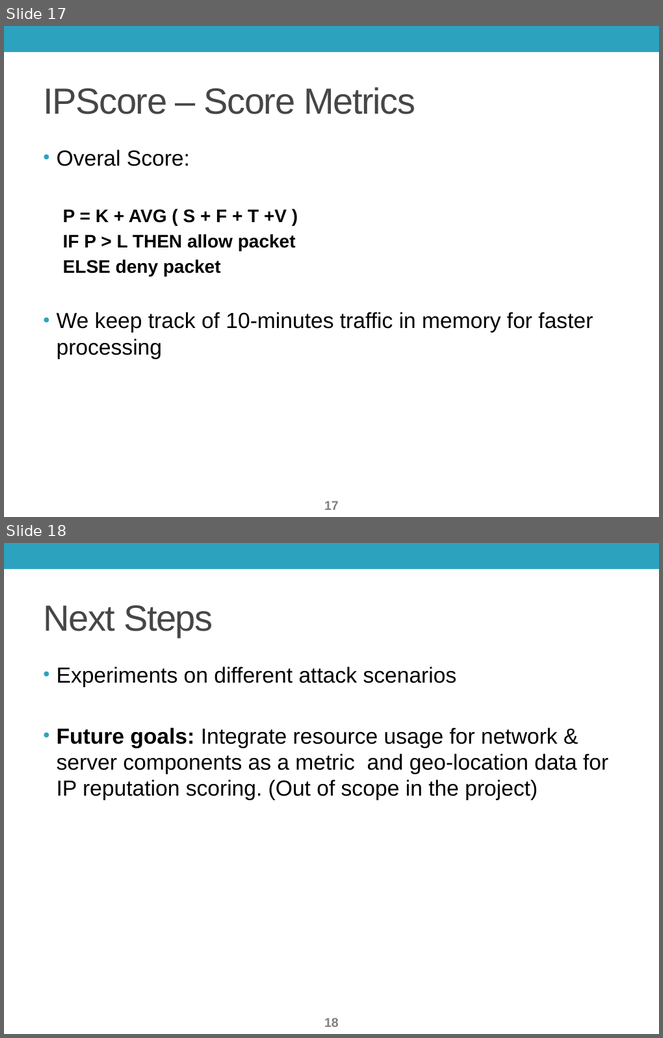
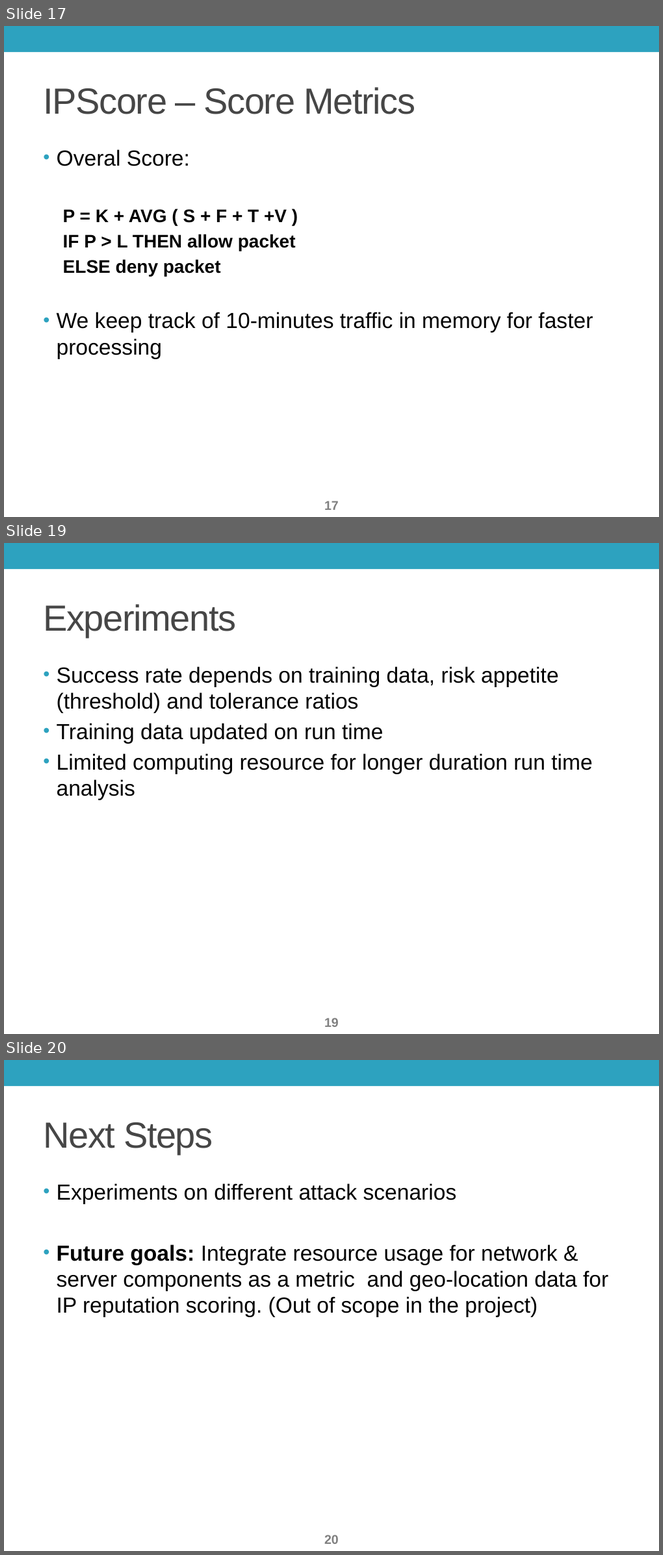
Before and after one commit to onurkocak/IPScore, a slide deck: Presentation/Presentation.pptx. Shown one above the other, each under a label of ours: slides 17 and 18 before the commit, slides 17, 19 and 20 after it; the slides between them are not shown. The pictures are 663x1038 and 663x1555 pixels, drawn with LibreOffice and Linux fonts; fonts in the diff are those of the drawing; background and template pictures are left out. Boxes give left, top, right and bottom in pixels: in the first picture for what was removed or moved away, otherwise in the second. Text is boxed around its words. In the diff, an @@ line names an element or a change of style, - is before the commit and + after.

```diff
--- a/Presentation/Presentation.pptx
+++ b/Presentation/Presentation.pptx
@@ slide 19 added at bbox=[4, 543, 659, 1034], background #FFFFFF; not listed: 1 template element that a slide beside it also shows @@
@@ title added at bbox=[43, 604, 236, 637], 40 pt, text #464646 @@
+Experiments
@@ text added at bbox=[57, 667, 592, 800], 24 pt, text #000000 @@
+• Success rate depends on training data, risk appetite (threshold) and tolerance ratios
+• Training data updated on run time
+• Limited computing resource for longer duration run time analysis
@@ page number added at bbox=[324, 1018, 339, 1027], 14 pt, text #808080, bold @@
+19
@@ what was slide 18 is now slide 20 @@
@@ page number at bbox=[324, 1535, 339, 1544]: text changed @@
-18
+20
```
Also in this commit, not shown: 2 slides changed, 1 other slide added.
